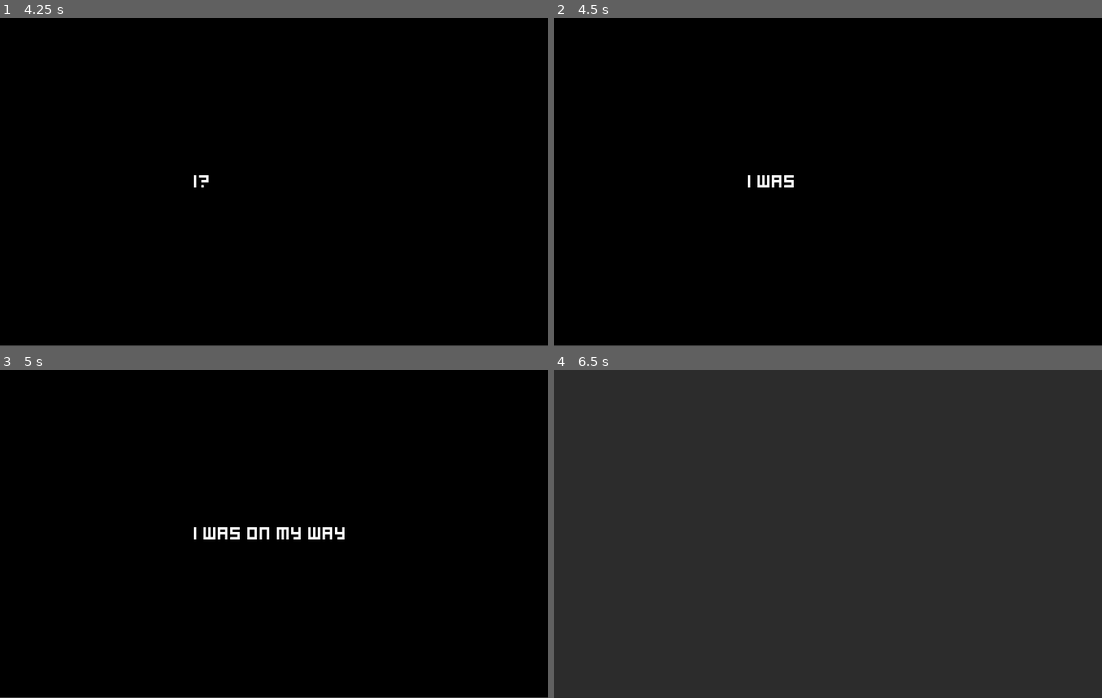
Above: before the commit, frames 1-4 (two rows, left to right).
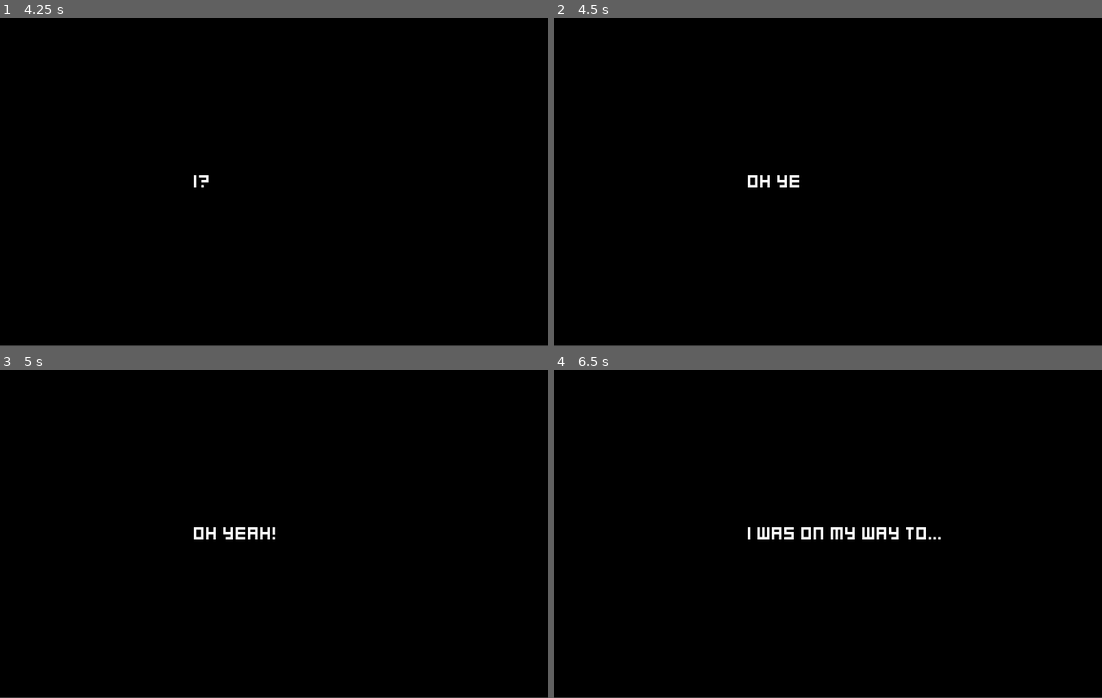
Above: after the commit, the same moments.

Repository: SpeedBLAST48/Arpegiiggio
Game: Godot game, scene res://MenuScreen.tscn
Two runs of this game, one before a commit and one after it. Both use one fixed random seed, a clock stepped at 60 frames per second and the inputs below.
Inputs:
- Up to frame 1 (4.25 s): click "Start" at 0.5 s; tap Enter (ui_accept) at 1.25, 2.75, 3.5 s; hold Right (move_right) 1.28-2.03 s; hold Space (shoot) 1.28-2.03 s; tap Up (jump) at 1.52, 2.27, 3.77 s; hold Left (move_left) 2.03-2.78 s; tap Space (shoot) at 2.1, 3.6 s; hold Space (shoot) 2.78-3.53 s; hold Right (move_right) from 2.78 s (still down)
- Up to frame 2 (4.5 s): tap Enter (ui_accept) at 4.25 s; release Right (move_right) at 4.28 s; hold Left (move_left) from 4.28 s (still down); hold Space (shoot) from 4.28 s (still down)
- Up to frame 3 (5 s): keep holding Left (move_left); keep holding Space (shoot); tap Up (jump) at 4.52 s
- Up to frame 4 (6.5 s): keep holding Left (move_left); release Space (shoot) at 5.03 s; tap Space (shoot) at 5.1 s; tap Up (jump) at 5.27 s; hold Space (shoot) from 5.78 s (still down)

Frame 1 is identical in both runs. In frame 2, 0.2% of the frame differs, in the area x 35-45%, y 47-52%; in frame 3, 0.6%; in frame 4, 100%, in the area x 0-100%, y 0-100%.

Commit message:
Transition and dialogue

Diff:
--- a/Dialogue/Dialogue.json
+++ b/Dialogue/Dialogue.json
@@ -4,6 +4,8 @@
 	{"Text":"Who"},
 	{"Text":"Am"},
 	{"Text":"I?"},
-	{"Text":"I was on my way..."},
+	{"Text":"Oh yeah!"},
+	{"Text":"I was on my way to..."},
+	{"Text":"What is that?"},
 	{"Text":" "},
 ]
--- a/Transition.gd
+++ b/Transition.gd
@@ -7,6 +7,7 @@
 
 func transition():
 	$AnimationPlayer.play("Fade out")
+	$AnimationPlayer.play("Fade in")
 
 
 func _on_AnimationPlayer_animation_finished(anim_name):
